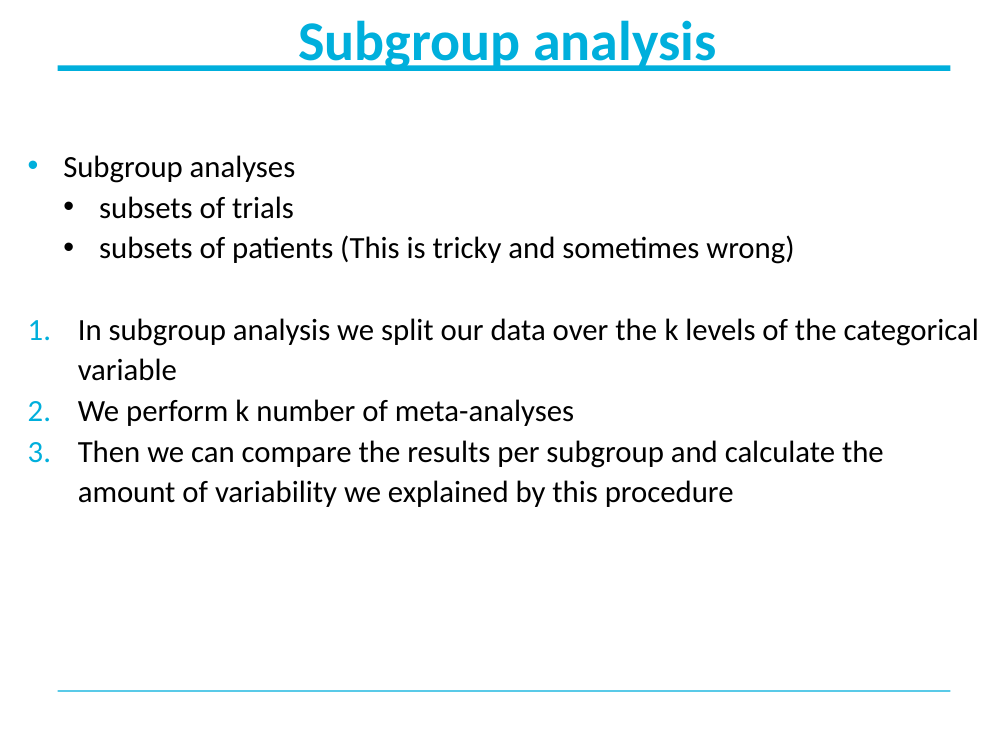
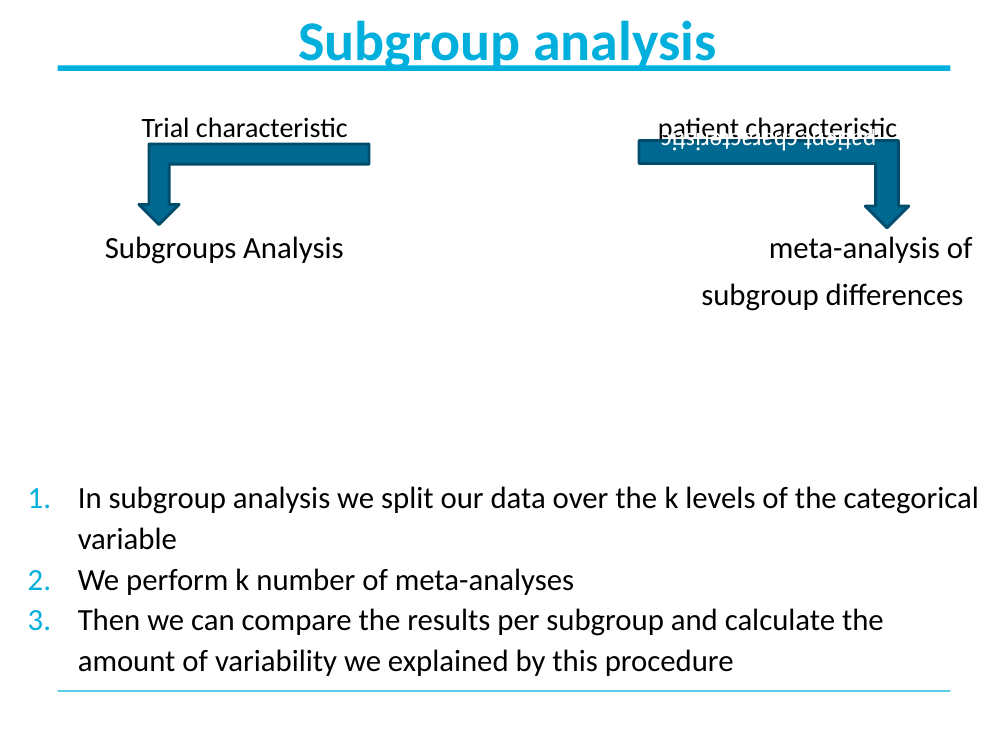
Before and after one commit to Fideborios/meta-analysis, a slide deck: slide 13 of Meta-reg_SA_Heterogeneity.pptx (slide 11 before the commit). Drawn at 1008x756 pixels with LibreOffice and Linux fonts; fonts in the diff are those of the drawing; background and template pictures are left out. Boxes give left, top, right and bottom in pixels: in the first picture for what was removed or moved away, otherwise in the second. Text is boxed around its words. In the diff, an @@ line names an element or a change of style, - is before the commit and + after.

```diff
--- a/Meta-reg_SA_Heterogeneity.pptx
+++ b/Meta-reg_SA_Heterogeneity.pptx
@@ text at (142, 117, 973, 311): text changed @@
-• Subgroup analyses
-  • subsets of trials
-  • subsets of patients (This is tricky and sometimes wrong)
+Trial characteristic patient characteristic
+  Subgroups Analysis meta-analysis of
+                subgroup differences
@@ bent up arrow added at (139, 144, 369, 225), fill #006991, outline #004E6B 2 pt @@
@@ bent up arrow added at (639, 140, 909, 228), fill #006991, outline #004E6B 2 pt, 18 pt, text #FFFFFF @@
+patient characteristic
```
Also in this commit, not shown: 18 other slides changed, 4 slides added, 1 slide removed, 17 other files.
